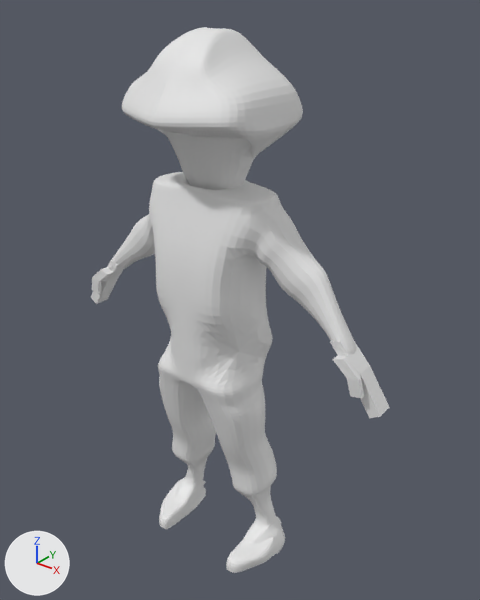
Before and after pictures for a commit that changed the Blender file Assets/Player/HumanKaa.blend.
Before and after are seen from a 50 mm camera at (1.54, -1.73, 2.31) aimed at (0.06, 0.12, 1.17). Arrows for +X, +Y and +Z are at lower left; the lights stay in place. The first picture is the older version.

The first picture shows 'Cube', 'hands', 'mainBody'.
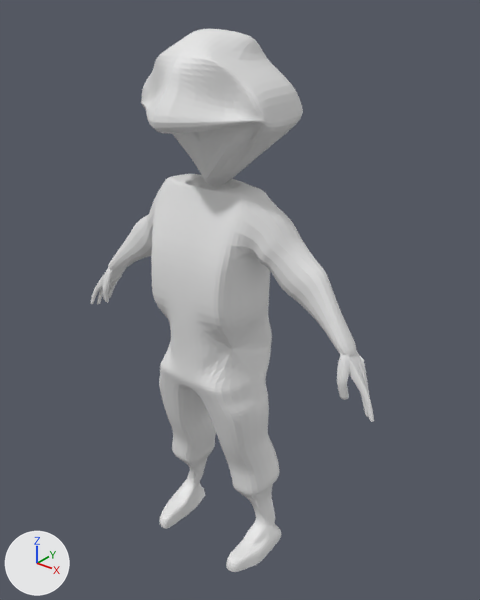
The change, as a list of edits to the scene's bpy script:
```text
Change me_cube_001:
    used by ob_mainbody; location = (0.0, 0.0, 0.0)
    remove me_cube_001.from_pydata(...)  # 274 vertices, 252 faces, 5 loose edges; spans x -0.09..0.64, y -0.14..0.21, z -0.01..1.66
    add me_cube_001.from_pydata(...)  # 279 vertices, 241 faces, 23 loose edges; spans x -0.1..0.64, y -0.15..0.23, z -0.01..1.66
    me_cube_001 part 1: 49 vertices moved from x -0.09..0.32, y -0.14..0.2, z 0.01..1.66 to x -0.1..0.27, y -0.15..0.22, z 0.01..1.65; 65 vertices removed from x 0.08..0.32, y -0.13..0.2, z 0.0..1.64; 70 vertices added at x 0.08..0.29, y -0.14..0.23, z 0.0..1.66
Change me_cube_002:
    used by ob_hands; location = (0.626, 0.053, 1.108); rotation_euler = (0.0, -0.696, 0.0), in degrees (0, -40, 0); scale = (0.0576, 0.0576, 0.0576)
    remove me_cube_002.from_pydata(...)  # 126 vertices, 124 faces; spans x -0.65..0.65, y -1.24..0.59, z -3.17..2.07
    add me_cube_002.from_pydata(...)  # 129 vertices, 92 faces, 16 loose edges; spans x -1.75..0.43, y -1.2..0.66, z -3.44..1.71
    me_cube_002 part 2: a new loose piece of 101 vertices spanning x -1.75..0.35, y -1.2..0.66, z -3.44..1.71
    me_cube_002 part 3: 119 vertices removed from x -0.65..0.65, y -1.24..0.59, z -3.17..2.07; 21 vertices added at x -0.29..0.43, y -0.61..0.39, z 0.89..1.14
Change me_cube_004:
    used by ob_cube; location = (0.0, 0.0, 1.892); scale = (0.271, 0.271, 0.271)
    remove me_cube_004.from_pydata(...)  # 86 vertices, 81 faces; spans x -1.01..1.0, y -1.0..1.0, z -1.59..1.02
    add me_cube_004.from_pydata(...)  # 94 vertices, 87 faces; spans x -1.54..1.08, y -1.2..1.0, z -1.59..1.01
    me_cube_004 part 4
    9 vertices are removed from x -1.01..0.42, y -0.23..0.82, z -1.59..1.02
    30 faces are deleted
    38 vertices move from x -1.01..1.0, y -1.0..0.82, z -1.59..1.01 to x -1.53..1.08, y -1.2..0.63, z -1.4..1.01
    17 vertices are added at x -1.54..-0.11, y -0.47..0.58, z -1.33..-0.53
    36 new faces join them
Change ob_hands:
    ob_hands.rotation_euler: (0.0, -0.696, 0.0) -> (-0.129, -0.685, 0.0105)  # degrees (0, -40, 0) -> degrees (-7.4, -39, 0.6)
    add _m = ob_hands.modifiers.new('Subdivision', 'SUBSURF')
    add _m.levels = 3
```

What differs and where, as boxes (x1, y1, x2, y2) in the pictures (480 x 600 px; the box of a moved part takes in the faces that stretch with it):
'mainBody', reshaped
    before: (108, 172, 356, 573)
    after: (108, 174, 356, 572)
'Cube', reshaped
    before: (122, 27, 303, 190)
    after: (141, 29, 303, 186)
'hands', reshaped, turned, modifiers changed
    before: (91, 260, 390, 418)
    after: (90, 268, 374, 422)
part 1 of me_cube_001, moved or reshaped
    before: (149, 172, 291, 573)
    after: (151, 174, 288, 572)
part 2 of me_cube_002, added
    after: (90, 268, 374, 422)
part 3 of me_cube_002, cut back
    before: (91, 260, 390, 418)
part 4 of me_cube_004, moved or reshaped
    before: (122, 27, 280, 190)
    after: (141, 29, 281, 186)
